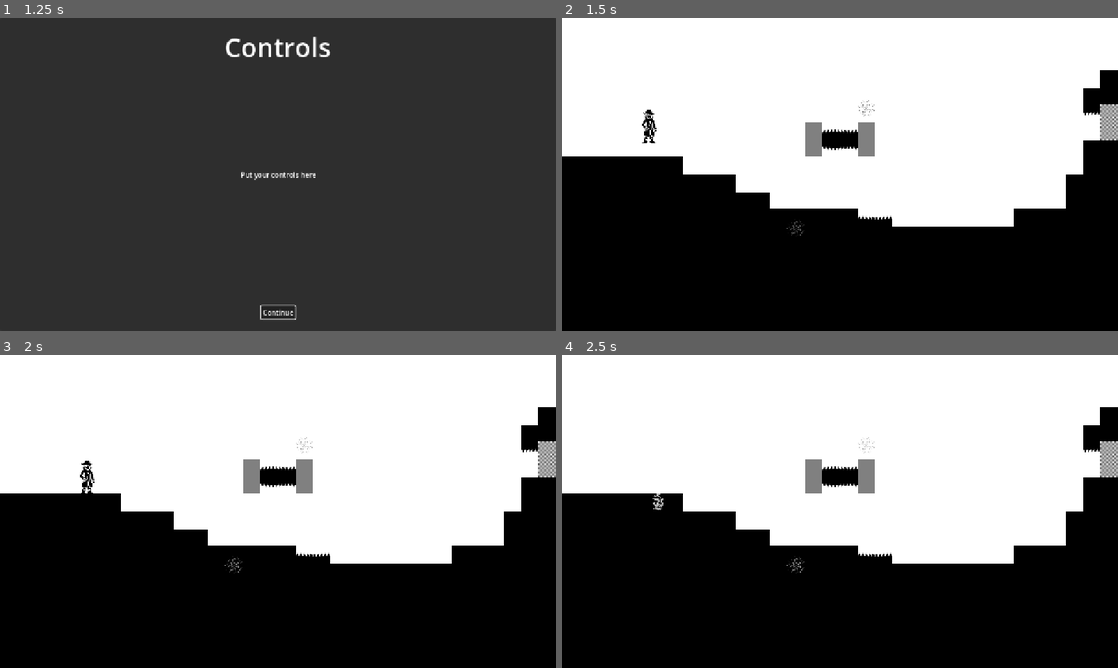
Above: before the commit, frames 1-4 (two rows, left to right).
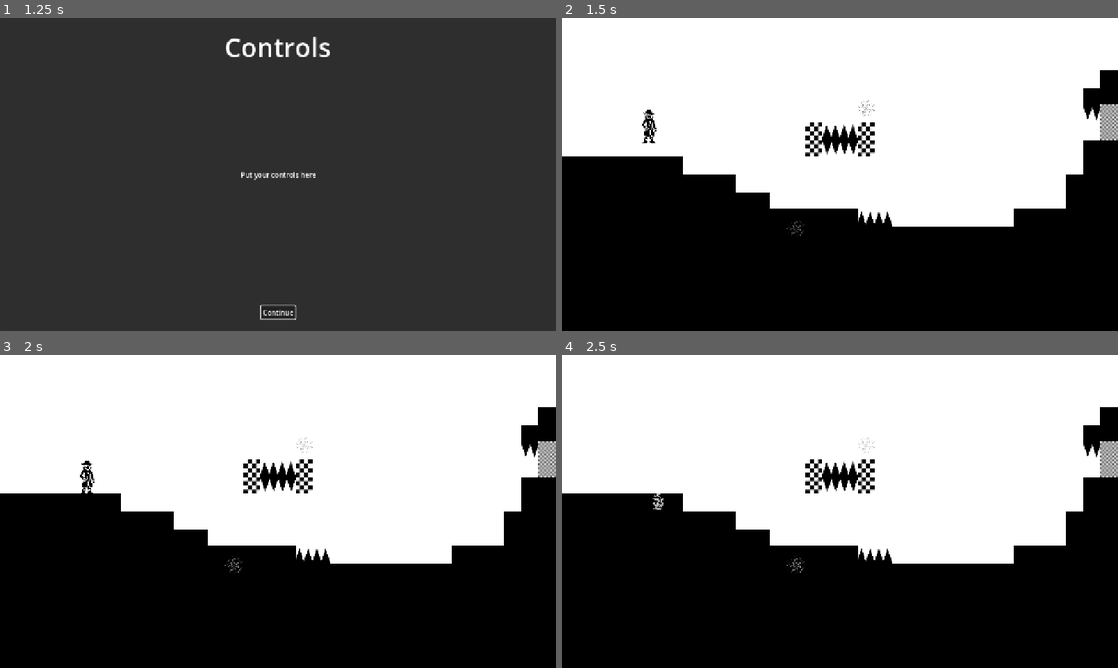
Above: after the commit, the same moments.

Repository: KIT-GameJam/FlipFlop
Game: Godot game, scene res://core/gamemanager.tscn
Same seed, same stepped clock (60 frames per second), same inputs: the game is played once before the commit and once after it.
Inputs (mouse positions are in pixels of both pictures, inside the frame that each line leads up to):
- Up to frame 1 (1.25 s): click "Start" at 0.5 s
- Up to frame 2 (1.5 s): click "Continue" at 1.25 s
- Up to frame 3 (2 s): no input
- Up to frame 4 (2.5 s): tap Enter at 2 s; move the mouse to (867, 511) at 2.02 s; hold D (move_right) from 2.03 s (still down); tap E (flip) at 2.1 s; tap W (jump) at 2.27 s

Frame 1 is identical in both runs. In frame 2, 0.9% of the frame differs, in the area x 43-97%, y 28-66%; in frame 3, 0.9%; in frame 4, 0.9%.

Commit message:
Rename Tower Level and update Tile Atlas

Diff:
--- a/core/gamemanager.gd
+++ b/core/gamemanager.gd
@@ -11,7 +11,7 @@
 
 const LEVELS: Dictionary[AbstractLevel.Level, PackedScene] = {
 	AbstractLevel.Level.Start: preload("res://levels/level_start.tscn"),
-	AbstractLevel.Level.Wall: preload("res://levels/level_tower.tscn"),
+	AbstractLevel.Level.Tower: preload("res://levels/level_tower.tscn"),
 	AbstractLevel.Level.Pillars: preload("res://levels/level_pillars.tscn"),
 	AbstractLevel.Level.TheFall: preload("res://levels/level_the_fall.tscn"),
 }
--- a/levels/abstract_level.gd
+++ b/levels/abstract_level.gd
@@ -3,7 +3,7 @@
 
 enum Level {
 	Start,
-	Wall,
+	Tower,
 	Pillars,
 	TheFall,
 }
--- a/levels/level_tower.tscn
+++ b/levels/level_tower.tscn
@@ -12,10 +12,13 @@
 [node name="LevelEntrance" parent="." index="1" unique_id=46011893 instance=ExtResource("2_62pjv")]
 position = Vector2(22, 357)
 
-[node name="Portal" parent="." index="2" unique_id=502516310 instance=ExtResource("3_diugo")]
+[node name="LevelEntrance2" parent="." index="2" unique_id=191320062 instance=ExtResource("2_62pjv")]
+position = Vector2(1260, 266)
+
+[node name="Portal" parent="." index="3" unique_id=502516310 instance=ExtResource("3_diugo")]
 position = Vector2(698, 48)
 level = 2
 
-[node name="Portal2" parent="." index="3" unique_id=1019210161 instance=ExtResource("3_diugo")]
+[node name="Portal2" parent="." index="4" unique_id=1019210161 instance=ExtResource("3_diugo")]
 position = Vector2(9, 284)
 entrance = 1
Binary file changed: assets/tiles/tiles_atlas.png
